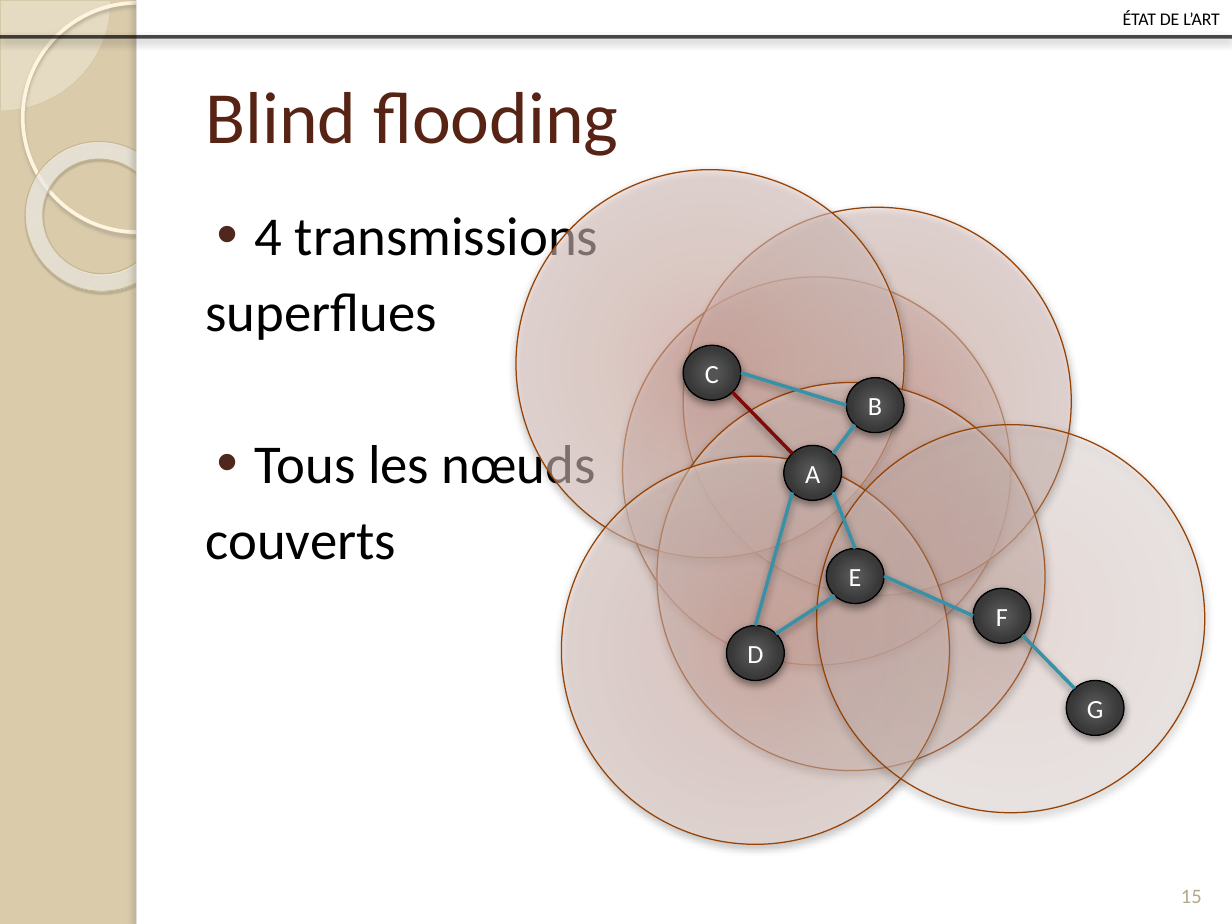
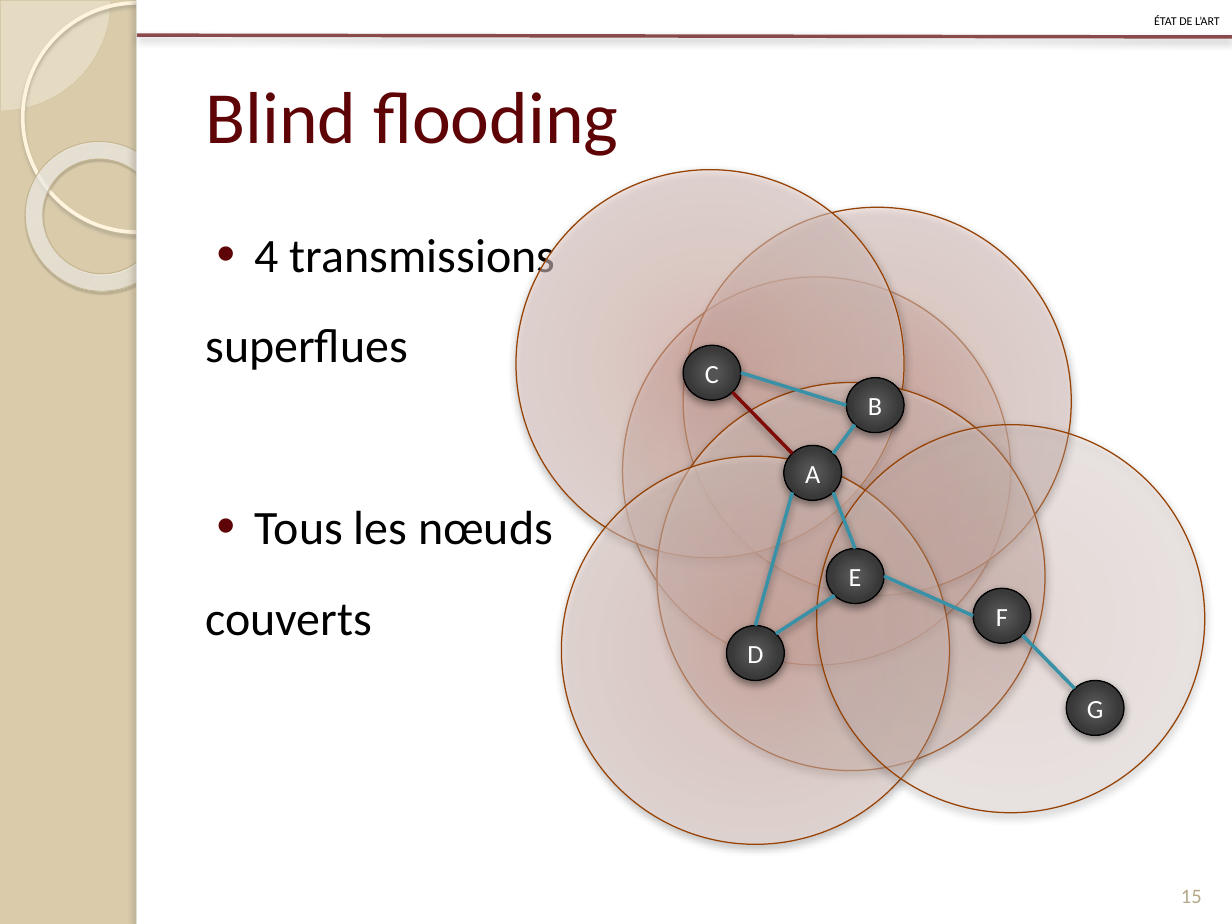
Before and after one commit to Patre/Energy-saving-in-sensors--networks, a slide deck: slide 15 of Redaction/Presentation/pres.pptx. Drawn at 1232x924 pixels with LibreOffice and Linux fonts; fonts in the diff are those of the drawing. Boxes give left, top, right and bottom in pixels: in the first picture for what was removed or moved away, otherwise in the second. Text is boxed around its words. In the diff, an @@ line names an element or a change of style, - is before the commit and + after.

```diff
--- a/Redaction/Presentation/pres.pptx
+++ b/Redaction/Presentation/pres.pptx
@@ text "état de l’art" at box(1154, 15, 1220, 25): size 12.9 to 8.8 pt; line spacing 0.9 to 1.2 @@
@@ line moved from (0, 37) - (1232, 37) to (137, 36) - (1232, 37) @@
@@ line (137, 36) - (1232, 37): stroke #000000 2 pt to #5F0406 2 pt @@
@@ title "Blind flooding" at box(206, 92, 618, 156): text colour #572314 to #5F0406 @@
@@ text "4 transmissions" at box(206, 239, 555, 636): size 32 to 28 pt; line spacing 1 to 1.4; bullet colour #4F271C to #5F0406 @@
```
Also in this commit, not shown: 27 other slides changed, 8 other files.
